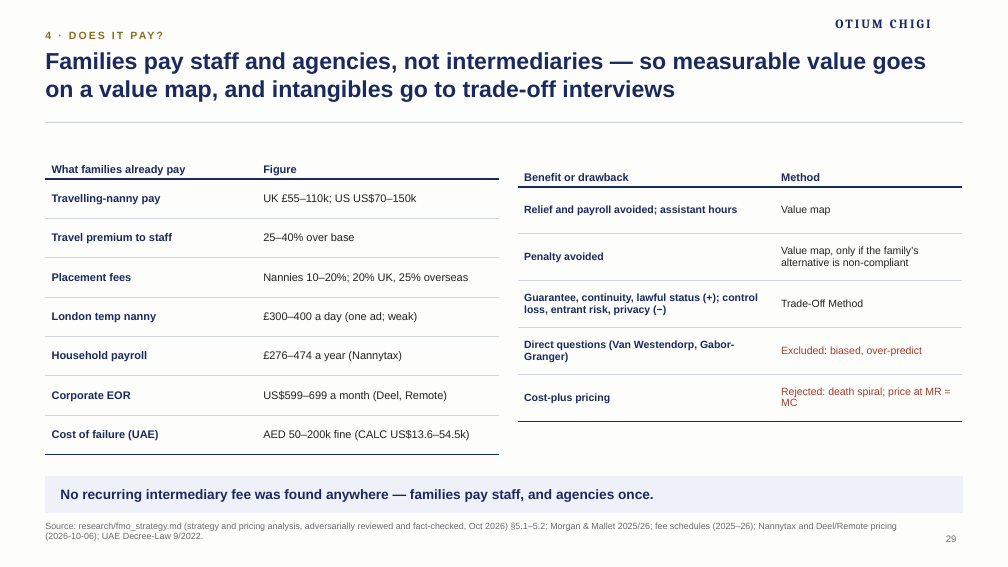
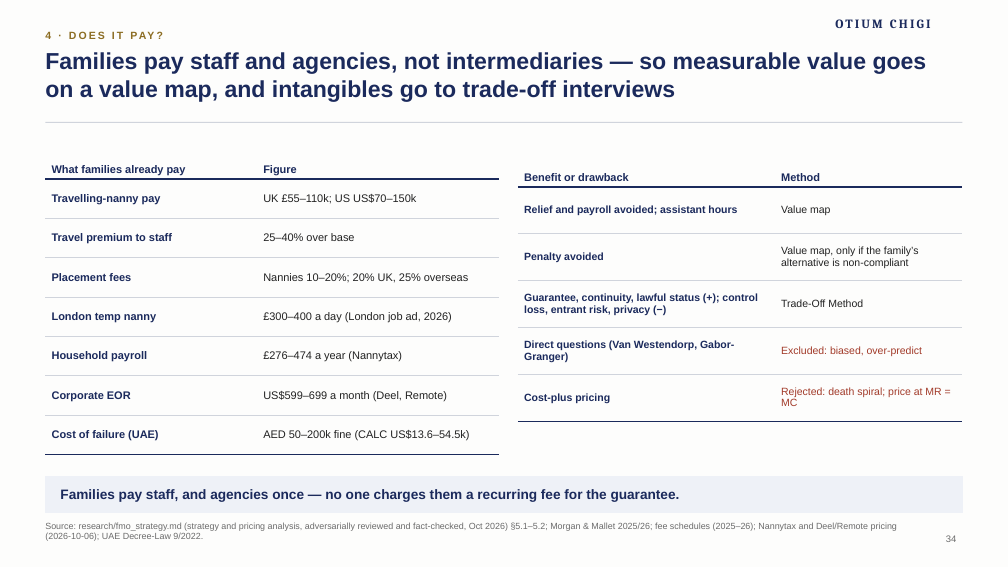
Before and after one commit to algarcalebe-web/legendary-bassoon, a slide deck: slide 34 of deck/Otium_Chigi_Journeys_Strategy_Deck.pptx (slide 29 before the commit). Drawn at 1008x567 pixels with LibreOffice and Linux fonts; fonts in the diff are those of the drawing; background and template pictures are left out. Boxes give left, top, right and bottom in pixels: in the first picture for what was removed or moved away, otherwise in the second. Text is boxed around its words. In the diff, an @@ line names an element or a change of style, - is before the commit and + after.

```diff
--- a/deck/Otium_Chigi_Journeys_Strategy_Deck.pptx
+++ b/deck/Otium_Chigi_Journeys_Strategy_Deck.pptx
@@ table at (45,140,499,444) @@
-row 5, column 2: £300–400 a day (one ad; weak)
+row 5, column 2: £300–400 a day (London job ad, 2026)
@@ text at (60,489,680,502): text changed @@
-No recurring intermediary fee was found anywhere — families pay staff, and agencies once.
+Families pay staff, and agencies once — no one charges them a recurring fee for the guarantee.
```
Also in this commit, not shown: 17 other slides changed, 7 slides added, 3 other files.
